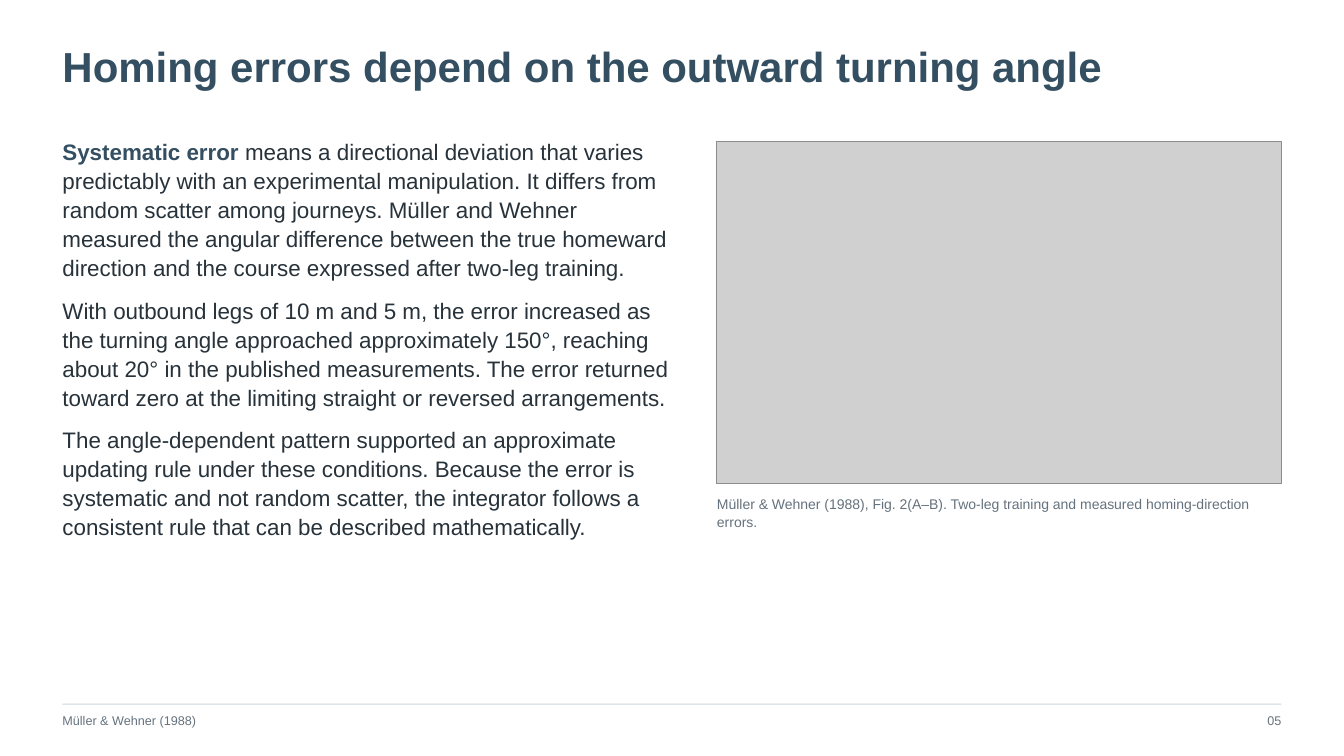
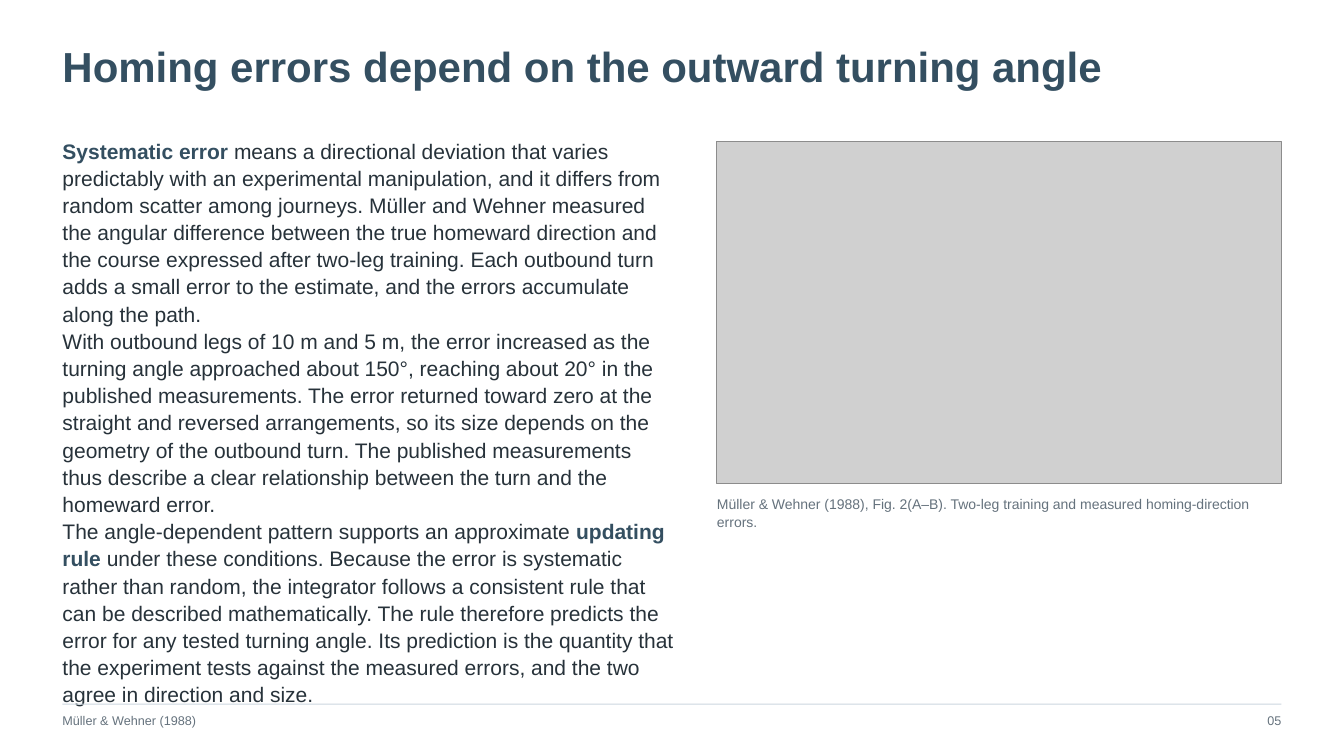
Before and after one commit to jordanxxlopez/NEUROETHOLOGY, a slide deck: slide 6 of scaffolded/Neuroethology_Lecture28_FA2026_SCAFFOLDED.pptx. Drawn at 1344x756 pixels with LibreOffice and Linux fonts; fonts in the diff are those of the drawing; grey boxes stand for pictures. Boxes give left, top, right and bottom in pixels: in the first picture for what was removed or moved away, otherwise in the second. Text is boxed around its words. In the diff, an @@ line names an element or a change of style, - is before the commit and + after.

```diff
--- a/scaffolded/Neuroethology_Lecture28_FA2026_SCAFFOLDED.pptx
+++ b/scaffolded/Neuroethology_Lecture28_FA2026_SCAFFOLDED.pptx
@@ text at (x1=62, y1=143, x2=673, y2=680): text changed; size 16 to 15 pt @@
-Systematic error means a directional deviation that varies predictably with an experimental manipulation. It differs from random scatter among journeys. Müller and Wehner measured the angular difference between the true homeward direction and the course expressed after two-leg training.
-With outbound legs of 10 m and 5 m, the error increased as the turning angle approached approximately 150°, reaching about 20° in the published measurements. The error returned toward zero at the limiting straight or reversed arrangements.
-The angle-dependent pattern supported an approximate updating rule under these conditions. Because the error is systematic and not random scatter, the integrator follows a consistent rule that can be described mathematically.
+Systematic error means a directional deviation that varies predictably with an experimental manipulation, and it differs from random scatter among journeys. Müller and Wehner measured the angular difference between the true homeward direction and the course expressed after two-leg training. Each outbound turn adds a small error to the estimate, and the errors accumulate along the path.
+With outbound legs of 10 m and 5 m, the error increased as the turning angle approached about 150°, reaching about 20° in the published measurements. The error returned toward zero at the straight and reversed arrangements, so its size depends on the geometry of the outbound turn. The published measurements thus describe a clear relationship between the turn and the homeward error.
+The angle-dependent pattern supports an approximate updating rule under these conditions. Because the error is systematic rather than random, the integrator follows a consistent rule that can be described mathematically. The rule therefore predicts the error for any tested turning angle. Its prediction is the quantity that the experiment tests against the measured errors, and the two agree in direction and size.
```
Also in this commit, not shown: 16 other slides changed, 21 other files.
